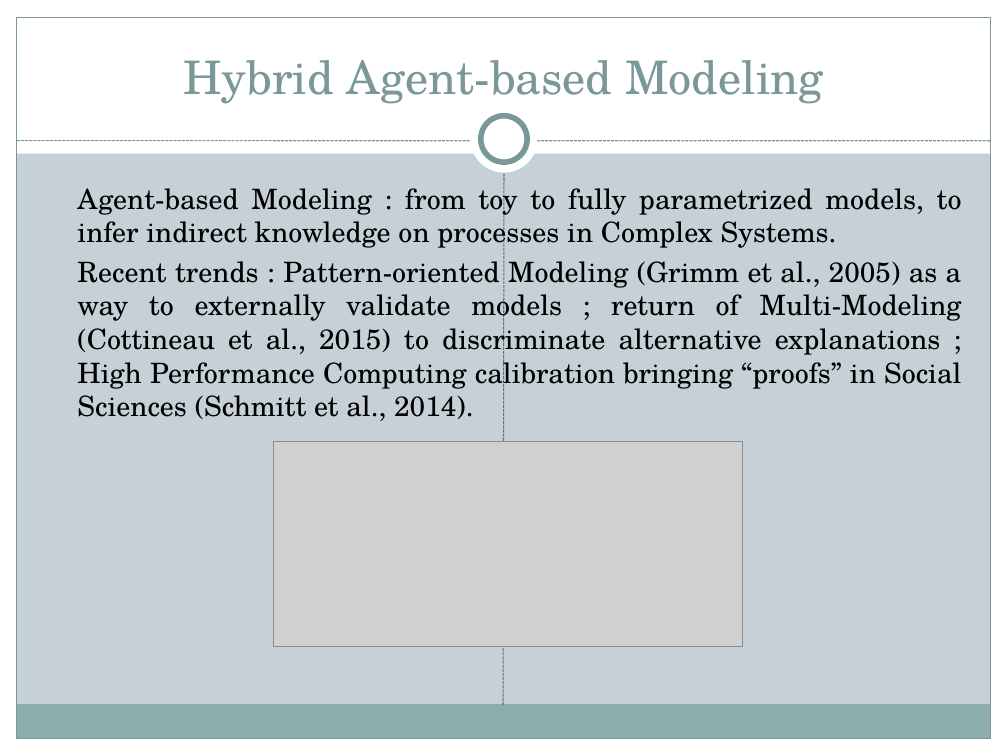
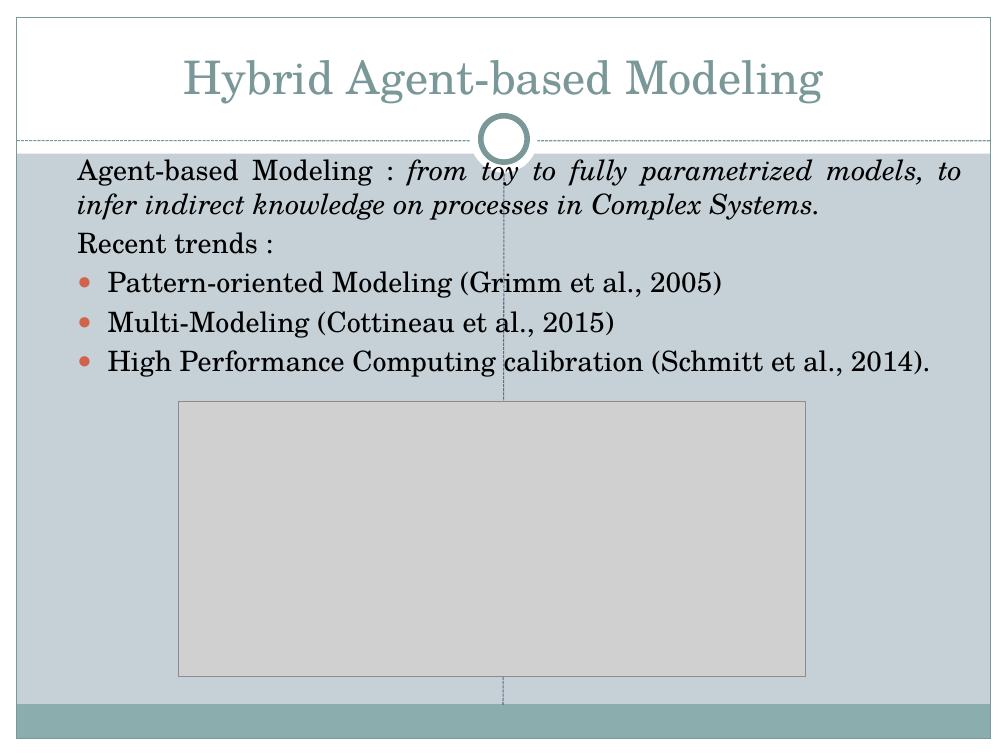
Before and after one commit to JusteRaimbault/MigrationDynamics, a slide deck: slide 8 of Docs/UrbanChina17/Communication/PRD_Agent_Based_Model_UCL.pptx. Drawn at 1008x756 pixels with LibreOffice and Linux fonts; fonts in the diff are those of the drawing; grey boxes stand for pictures; background and template pictures are left out. Boxes give left, top, right and bottom in pixels: in the first picture for what was removed or moved away, otherwise in the second. Text is boxed around its words. In the diff, an @@ line names an element or a change of style, - is before the commit and + after.

Commit message:
slides_v2

```diff
--- a/Docs/UrbanChina17/Communication/PRD_Agent_Based_Model_UCL.pptx
+++ b/Docs/UrbanChina17/Communication/PRD_Agent_Based_Model_UCL.pptx
@@ text "Agent-based Modeling : from toy ..." moved from (x1=77, y1=182, x2=962, y2=421) to (x1=77, y1=153, x2=962, y2=377) @@
@@ text at (x1=77, y1=153, x2=962, y2=222): italic on in "from toy to fully parametrized models, to ..." @@
@@ text at (x1=77, y1=232, x2=930, y2=377): text changed @@
-Recent trends : Pattern-oriented Modeling (Grimm et al., 2005) as a way to externally validate models ; return of Multi-Modeling (Cottineau et al., 2015) to discriminate alternative explanations ; High Performance Computing calibration bringing “proofs” in Social Sciences (Schmitt et al., 2014).
+Recent trends :
+● Pattern-oriented Modeling (Grimm et al., 2005)
+● Multi-Modeling (Cottineau et al., 2015)
+● High Performance Computing calibration (Schmitt et al., 2014).
@@ picture resized from (x1=274, y1=442, x2=743, y2=646) to (x1=178, y1=402, x2=805, y2=677) @@
```
Also in this commit, not shown: 1 slide added, 8 slides removed, 19 other files.
